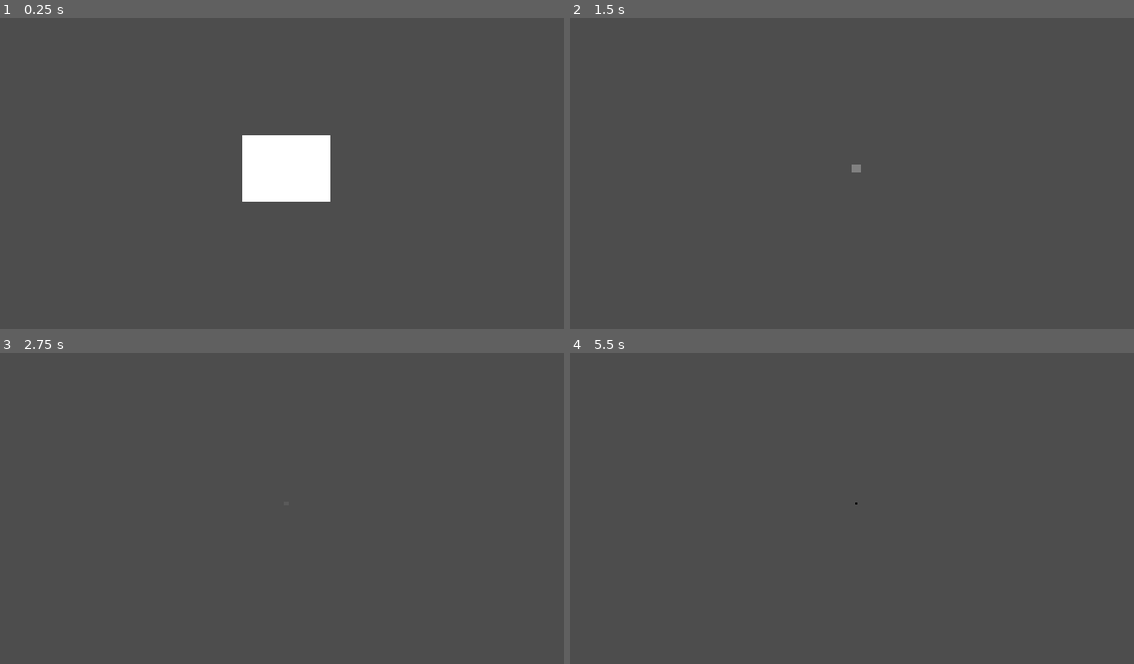
Above: before the commit, frames 1-4 (two rows, left to right).
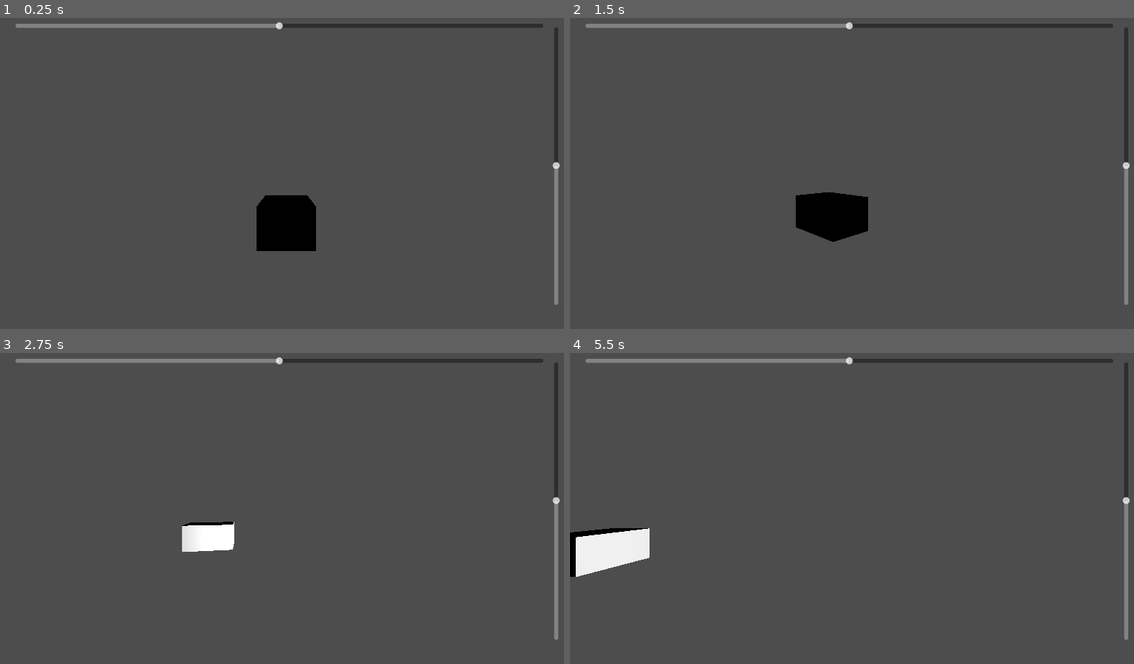
Above: after the commit, the same moments.

Repository: CStourme/ks4036_demo_voiture
Game: Godot game, scene res://_/scenes/demo_voiture.tscn
Two runs of this game, one before a commit and one after it. Both use one fixed random seed, a clock stepped at 60 frames per second and the inputs below.
Inputs:
- Up to frame 1 (0.25 s): no input
- Up to frame 2 (1.5 s): hold D (rotate_right, bound only after the commit) 0.53-1.28 s; hold S (move_backward, bound only after the commit) from 1.28 s (still down)
- Up to frame 3 (2.75 s): release S (move_backward, bound only after the commit) at 2.03 s; hold D (rotate_right, bound only after the commit) from 2.03 s (still down)
- Up to frame 4 (5.5 s): release D (rotate_right, bound only after the commit) at 2.78 s; hold W (move_forward, bound only after the commit) 2.78-3.53 s; hold A (rotate_left, bound only after the commit) 3.53-5.03 s; hold S (move_backward, bound only after the commit) from 5.03 s (still down)

The runs differ from the first frame. In frame 1, 6.9% of the frame differs, in the area x 2-100%, y 1-93%; in frame 2, 3.7%; in frame 3, 2.8%; in frame 4, 3.7%.

Commit message:
[DEV] add keyboard inputs for car movement

Diff:
--- a/_/scenes/demo_voiture.tscn
+++ b/_/scenes/demo_voiture.tscn
@@ -1,6 +1,7 @@
 [gd_scene format=3 uid="uid://bo0clux7sp3s5"]
 
-[ext_resource type="Script" uid="uid://bms4j2i3uvq7e" path="res://_/scenes/ks4036_movement.gd" id="1_p1qul"]
+[ext_resource type="Script" uid="uid://bms4j2i3uvq7e" path="res://_/scripts/ks4036_movement.gd" id="1_p1qul"]
+[ext_resource type="Script" uid="uid://dlnyt6suspkrg" path="res://_/scripts/input_ks4036_relay.gd" id="2_mpekd"]
 
 [sub_resource type="BoxMesh" id="BoxMesh_3eisr"]
 
@@ -21,12 +22,51 @@
 
 [node name="code" type="Node" parent="ks4036" unique_id=770528519]
 
-[node name="movement" type="Node" parent="ks4036/code" unique_id=411089498 node_paths=PackedStringArray("character")]
+[node name="movement" type="Node" parent="ks4036/code" unique_id=411089498 node_paths=PackedStringArray("car_movement")]
 script = ExtResource("1_p1qul")
-character = NodePath("../..")
+car_movement = NodePath("../..")
+speed_rotate_degree = 180.0
+
+[node name="input_keyboard" type="Node" parent="ks4036/code" unique_id=1167963514]
+script = ExtResource("2_mpekd")
 
 [node name="OmniLight3D" type="OmniLight3D" parent="." unique_id=1340880844]
 transform = Transform3D(1, 0, 0, 0, 1, 0, 0, 0, 1, 0, 0, -0.046548225)
 
 [node name="Camera3D" type="Camera3D" parent="." unique_id=1315204326]
-transform = Transform3D(1, 0, 0, 0, 1, 0, 0, 0, 1, 0, 0, -0.046548225)
+transform = Transform3D(1, 0, 0, 0, 1, 0, 0, 0, 1, 0, 0.06731759, 0.28023213)
+
+[node name="CanvasLayer" type="CanvasLayer" parent="." unique_id=1221190444]
+
+[node name="VSlider" type="VSlider" parent="CanvasLayer" unique_id=638554279]
+anchors_preset = -1
+anchor_left = 0.963
+anchor_top = 0.060000002
+anchor_right = 0.97900003
+anchor_bottom = 0.924
+offset_left = 0.41601563
+offset_top = 0.11999893
+offset_right = 0.1920166
+focus_mode = 0
+min_value = -1.0
+max_value = 1.0
+step = 0.1
+
+[node name="HSlider" type="HSlider" parent="CanvasLayer" unique_id=832564091]
+anchors_preset = -1
+anchor_left = 0.027
+anchor_top = 0.043
+anchor_right = 0.94900006
+anchor_bottom = 0.068
+offset_left = -0.10400009
+offset_top = 0.13599968
+offset_right = -0.24804688
+offset_bottom = -0.06400299
+focus_mode = 0
+min_value = -1.0
+max_value = 1.0
+step = 0.1
+
+[connection signal="joystick_update" from="ks4036/code/input_keyboard" to="ks4036/code/movement" method="set_joystick_with_vector2"]
+[connection signal="value_changed" from="CanvasLayer/VSlider" to="ks4036/code/movement" method="set_joystick_forward"]
+[connection signal="value_changed" from="CanvasLayer/HSlider" to="ks4036/code/movement" method="set_joystick_rotate"]
--- a/_/scenes/ks4036_movement.gd
+++ /dev/null
@@ -1,11 +0,0 @@
-extends Node
-@export var character: CharacterBody3D
-
-func _ready() -> void:
-	if character == null:
-		push_warning("Character not found!")
-
-func _process(delta: float) -> void:
-	var position: Vector3 = character.position
-	position = position + Vector3(0,0,-1) * delta
-	character.position = position
--- /dev/null
+++ b/_/scripts/input_ks4036_relay.gd
@@ -0,0 +1,18 @@
+extends Node
+
+signal joystick_update(joystick: Vector2)
+
+@export var inputmap_rotate_left: String = "rotate_left"
+@export var inputmap_rotate_right: String = "rotate_right"
+@export var inputmap_move_forward: String = "move_forward"
+@export var inputmap_move_backward: String = "move_backward"
+
+
+func _process(delta: float) -> void:
+	var joystick: Vector2 = Input.get_vector(
+		inputmap_rotate_left,
+		inputmap_rotate_right,
+		inputmap_move_backward,
+		inputmap_move_forward)
+
+	joystick_update.emit(joystick)
--- /dev/null
+++ b/_/scripts/ks4036_movement.gd
@@ -0,0 +1,28 @@
+extends Node
+@export var car_movement: CharacterBody3D
+@export var speed_forward_ms: float = 0.3
+@export_range(-1,1,0.1) var joystick_intensity: float = 0
+@export var speed_rotate_degree: float = 90
+@export_range(-1,1,0.1) var joystick_rotation_intensity: float = 0
+
+func _ready() -> void:
+	if car_movement == null:
+		push_warning("Character not found!")
+
+func set_joystick_forward(percent: float):
+	joystick_intensity = percent
+
+func set_joystick_rotate(percent: float):
+	joystick_rotation_intensity = percent
+
+func set_joystick_with_vector2(joystick: Vector2):
+	joystick_rotation_intensity = joystick.x
+	joystick_intensity = joystick.y
+
+func _process(delta: float) -> void:
+	var position: Vector3 = car_movement.position
+	var direction_forward: Vector3 = -car_movement.basis.z
+	direction_forward.y = 0
+	position = position + direction_forward * speed_forward_ms * joystick_intensity * delta
+	car_movement.position = position
+	car_movement.rotate_y(deg_to_rad(speed_rotate_degree) * delta * -joystick_rotation_intensity)
--- a/project.godot
+++ b/project.godot
@@ -15,6 +15,37 @@
 config/features=PackedStringArray("4.6", "GL Compatibility")
 config/icon="res://icon.svg"
 
+[input]
+
+rotate_left={
+"deadzone": 0.2,
+"events": [Object(InputEventKey,"resource_local_to_scene":false,"resource_name":"","device":-1,"window_id":0,"alt_pressed":false,"shift_pressed":false,"ctrl_pressed":false,"meta_pressed":false,"pressed":false,"keycode":0,"physical_keycode":65,"key_label":0,"unicode":113,"location":0,"echo":false,"script":null)
+, Object(InputEventKey,"resource_local_to_scene":false,"resource_name":"","device":-1,"window_id":0,"alt_pressed":false,"shift_pressed":false,"ctrl_pressed":false,"meta_pressed":false,"pressed":false,"keycode":0,"physical_keycode":4194319,"key_label":0,"unicode":0,"location":0,"echo":false,"script":null)
+, Object(InputEventKey,"resource_local_to_scene":false,"resource_name":"","device":-1,"window_id":0,"alt_pressed":false,"shift_pressed":false,"ctrl_pressed":false,"meta_pressed":false,"pressed":false,"keycode":0,"physical_keycode":4194442,"key_label":0,"unicode":52,"location":0,"echo":false,"script":null)
+]
+}
+rotate_right={
+"deadzone": 0.2,
+"events": [Object(InputEventKey,"resource_local_to_scene":false,"resource_name":"","device":-1,"window_id":0,"alt_pressed":false,"shift_pressed":false,"ctrl_pressed":false,"meta_pressed":false,"pressed":false,"keycode":0,"physical_keycode":68,"key_label":0,"unicode":100,"location":0,"echo":false,"script":null)
+, Object(InputEventKey,"resource_local_to_scene":false,"resource_name":"","device":-1,"window_id":0,"alt_pressed":false,"shift_pressed":false,"ctrl_pressed":false,"meta_pressed":false,"pressed":false,"keycode":0,"physical_keycode":4194321,"key_label":0,"unicode":0,"location":0,"echo":false,"script":null)
+, Object(InputEventKey,"resource_local_to_scene":false,"resource_name":"","device":-1,"window_id":0,"alt_pressed":false,"shift_pressed":false,"ctrl_pressed":false,"meta_pressed":false,"pressed":false,"keycode":0,"physical_keycode":4194444,"key_label":0,"unicode":54,"location":0,"echo":false,"script":null)
+]
+}
+move_forward={
+"deadzone": 0.2,
+"events": [Object(InputEventKey,"resource_local_to_scene":false,"resource_name":"","device":-1,"window_id":0,"alt_pressed":false,"shift_pressed":false,"ctrl_pressed":false,"meta_pressed":false,"pressed":false,"keycode":0,"physical_keycode":87,"key_label":0,"unicode":122,"location":0,"echo":false,"script":null)
+, Object(InputEventKey,"resource_local_to_scene":false,"resource_name":"","device":-1,"window_id":0,"alt_pressed":false,"shift_pressed":false,"ctrl_pressed":false,"meta_pressed":false,"pressed":false,"keycode":0,"physical_keycode":4194320,"key_label":0,"unicode":0,"location":0,"echo":false,"script":null)
+, Object(InputEventKey,"resource_local_to_scene":false,"resource_name":"","device":-1,"window_id":0,"alt_pressed":false,"shift_pressed":false,"ctrl_pressed":false,"meta_pressed":false,"pressed":false,"keycode":0,"physical_keycode":4194446,"key_label":0,"unicode":56,"location":0,"echo":false,"script":null)
+]
+}
+move_backward={
+"deadzone": 0.2,
+"events": [Object(InputEventKey,"resource_local_to_scene":false,"resource_name":"","device":-1,"window_id":0,"alt_pressed":false,"shift_pressed":false,"ctrl_pressed":false,"meta_pressed":false,"pressed":false,"keycode":0,"physical_keycode":83,"key_label":0,"unicode":115,"location":0,"echo":false,"script":null)
+, Object(InputEventKey,"resource_local_to_scene":false,"resource_name":"","device":-1,"window_id":0,"alt_pressed":false,"shift_pressed":false,"ctrl_pressed":false,"meta_pressed":false,"pressed":false,"keycode":0,"physical_keycode":4194322,"key_label":0,"unicode":0,"location":0,"echo":false,"script":null)
+, Object(InputEventKey,"resource_local_to_scene":false,"resource_name":"","device":-1,"window_id":0,"alt_pressed":false,"shift_pressed":false,"ctrl_pressed":false,"meta_pressed":false,"pressed":false,"keycode":0,"physical_keycode":4194440,"key_label":0,"unicode":50,"location":0,"echo":false,"script":null)
+]
+}
+
 [physics]
 
 3d/physics_engine="Jolt Physics"
Not shown, added: _/scripts/input_ks4036_relay.gd.uid
Renamed: _/scenes/ks4036_movement.gd.uid -> _/scripts/ks4036_movement.gd.uid
